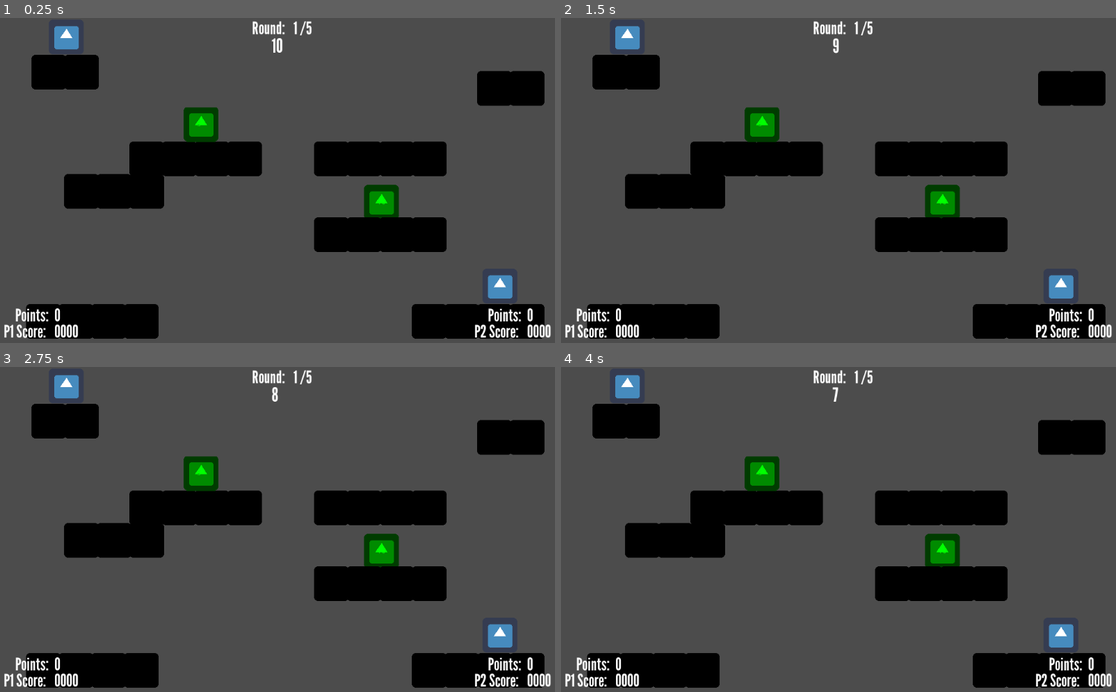
Above: before the commit, frames 1-4 (two rows, left to right).
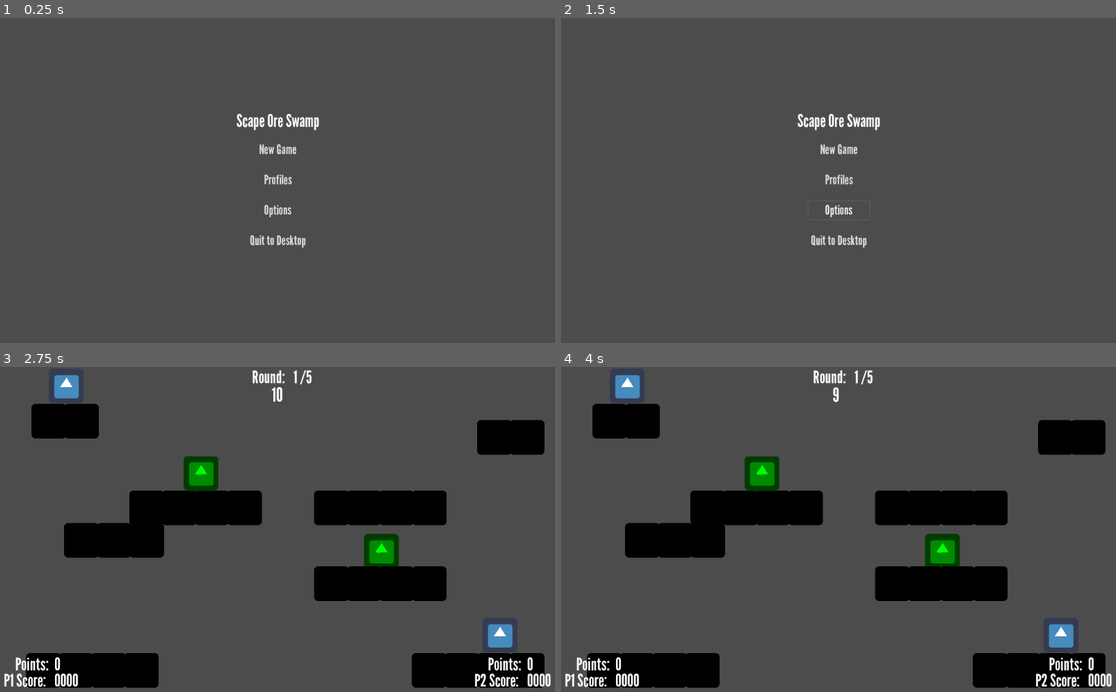
Above: after the commit, the same moments.

Repository: TKlintworth/CryptidJam2019
Game: Godot game, scene res://MainMenu.tscn
Two runs of this game, one before a commit and one after it. Both use one fixed random seed, a clock stepped at 60 frames per second and the inputs below. Before the commit the project starts from res://Level.tscn. The engine's default icon, where the game draws it, is replaced by a stand-in: a white triangle on a blue panel in a dark square.
Inputs (mouse positions are in pixels of both pictures, inside the frame that each line leads up to):
- Up to frame 1 (0.25 s): no input
- Up to frame 2 (1.5 s): click (838, 180) at 0.5 s, where only the run after the commit has a clickable "Profiles"; click (838, 209) at 1.25 s, where only the run after the commit has a clickable "Options"
- Up to frame 3 (2.75 s): click (277, 500) at 2 s, where only the run after the commit has a clickable "New Game"
- Up to frame 4 (4 s): tap Enter at 2.75 s; tap Space at 3.5 s

The runs differ from the first frame. In frame 1, 20% of the frame differs, in the area x 0-100%, y 0-99%; in frame 2, 20%; in frame 3, less than 0.1%; in frame 4, less than 0.1%.

Commit message:
added main menu and stuff

Diff:
--- a/GameManager.gd
+++ b/GameManager.gd
@@ -2,6 +2,7 @@
 
 
 var current_scene = null
+
 # 3 minutes per round
 # 5 rounds
 # Time countdown between rounds
@@ -17,18 +18,15 @@
 
 # Called when the node enters the scene tree for the first time.
 func _ready() -> void:
-	#Get current scene
 	var root = get_tree().get_root()
 	current_scene = root.get_child(root.get_child_count() - 1)
 
-	#Start round tracker at 1
-	current_scene.get_node("GUI/Round").adjust(1)
+
 	#Call function that runs rounds
-	runRounds()
+	#runRounds()
 
 
 #Need to add to this to actually reset the round
-#TODO
 func resolve_round():
 	if PlayerVariables.player1Points > PlayerVariables.player2Points:
 		PlayerVariables.player1Score += 1
@@ -59,6 +57,9 @@
 
 #Manages round transitions
 func runRounds():
+	PlayerVariables.runGame()
+	#Start round tracker at 1
+	current_scene.get_node("GUI/Round").adjust(1)
 	#Game Loop
 	while(currentRound < rounds):
 		#Start the timer that displays remaining time in round
@@ -100,3 +101,36 @@
 	else:
 		yield(get_tree().create_timer(spawnTime), "timeout")
 		current_scene.get_node(player).position = current_scene.get_node(spawn).position
+
+
+
+### These from scene Docs ####
+
+func goto_scene(path):
+    # This function will usually be called from a signal callback,
+    # or some other function in the current scene.
+    # Deleting the current scene at this point is
+    # a bad idea, because it may still be executing code.
+    # This will result in a crash or unexpected behavior.
+
+    # The solution is to defer the load to a later time, when
+    # we can be sure that no code from the current scene is running:
+
+    call_deferred("_deferred_goto_scene", path)
+
+
+func _deferred_goto_scene(path):
+    # It is now safe to remove the current scene
+    current_scene.free()
+
+    # Load the new scene.
+    var s = ResourceLoader.load(path)
+
+    # Instance the new scene.
+    current_scene = s.instance()
+
+    # Add it to the active scene, as child of root.
+    get_tree().get_root().add_child(current_scene)
+
+    # Optionally, to make it compatible with the SceneTree.change_scene() API.
+    get_tree().set_current_scene(current_scene)
--- /dev/null
+++ b/Level.gd
@@ -0,0 +1,13 @@
+extends Node
+
+# Declare member variables here. Examples:
+# var a: int = 2
+# var b: String = "text"
+
+# Called when the node enters the scene tree for the first time.
+func _ready() -> void:
+	GameManager.runRounds()
+
+# Called every frame. 'delta' is the elapsed time since the previous frame.
+#func _process(delta: float) -> void:
+#	pass
--- a/Level.tscn
+++ b/Level.tscn
@@ -1,121 +1,123 @@
-[gd_scene load_steps=8 format=2]
+[gd_scene load_steps=9 format=2]
 
-[ext_resource path="res://ControlPoint.tscn" type="PackedScene" id=1]
-[ext_resource path="res://Player2.tscn" type="PackedScene" id=2]
-[ext_resource path="res://Player1.tscn" type="PackedScene" id=3]
-[ext_resource path="res://Wall.tscn" type="PackedScene" id=4]
-[ext_resource path="res://GUI.tscn" type="PackedScene" id=5]
-[ext_resource path="res://Spawn.tscn" type="PackedScene" id=6]
-[ext_resource path="res://LevelBoundaries.tscn" type="PackedScene" id=7]
+[ext_resource path="res://Level.gd" type="Script" id=1]
+[ext_resource path="res://ControlPoint.tscn" type="PackedScene" id=2]
+[ext_resource path="res://Player2.tscn" type="PackedScene" id=3]
+[ext_resource path="res://Player1.tscn" type="PackedScene" id=4]
+[ext_resource path="res://Wall.tscn" type="PackedScene" id=5]
+[ext_resource path="res://GUI.tscn" type="PackedScene" id=6]
+[ext_resource path="res://Spawn.tscn" type="PackedScene" id=7]
+[ext_resource path="res://LevelBoundaries.tscn" type="PackedScene" id=8]
 
 [node name="Level" type="Node"]
+script = ExtResource( 1 )
 
-[node name="ControlPoint2" parent="." instance=ExtResource( 1 )]
+[node name="ControlPoint2" parent="." instance=ExtResource( 2 )]
 position = Vector2( 702, 340 )
 score = 10
 lower = 3
 upper = 15
 
-[node name="Player2" parent="." instance=ExtResource( 2 )]
+[node name="Player2" parent="." instance=ExtResource( 3 )]
 position = Vector2( 920, 490 )
 
-[node name="Player1" parent="." instance=ExtResource( 3 )]
+[node name="Player1" parent="." instance=ExtResource( 4 )]
 position = Vector2( 122, 30.7361 )
 
-[node name="Wall" parent="." instance=ExtResource( 4 )]
+[node name="Wall" parent="." instance=ExtResource( 5 )]
 editor/display_folded = true
 position = Vector2( 210, 320 )
 
-[node name="Wall3" parent="Wall" instance=ExtResource( 4 )]
+[node name="Wall3" parent="Wall" instance=ExtResource( 5 )]
 position = Vector2( 180, -60 )
 
-[node name="Wall11" parent="Wall" instance=ExtResource( 4 )]
+[node name="Wall11" parent="Wall" instance=ExtResource( 5 )]
 position = Vector2( 240, -60 )
 
-[node name="Wall4" parent="Wall" instance=ExtResource( 4 )]
+[node name="Wall4" parent="Wall" instance=ExtResource( 5 )]
 position = Vector2( 60, -60 )
 
-[node name="Wall5" parent="Wall" instance=ExtResource( 4 )]
+[node name="Wall5" parent="Wall" instance=ExtResource( 5 )]
 position = Vector2( 60, 0 )
 
-[node name="Wall6" parent="Wall" instance=ExtResource( 4 )]
+[node name="Wall6" parent="Wall" instance=ExtResource( 5 )]
 position = Vector2( 580, -60 )
 
-[node name="Wall12" parent="Wall" instance=ExtResource( 4 )]
+[node name="Wall12" parent="Wall" instance=ExtResource( 5 )]
 position = Vector2( 580, 80 )
 
-[node name="Wall16" parent="Wall" instance=ExtResource( 4 )]
+[node name="Wall16" parent="Wall" instance=ExtResource( 5 )]
 position = Vector2( 50, 240 )
 
-[node name="Wall20" parent="Wall" instance=ExtResource( 4 )]
+[node name="Wall20" parent="Wall" instance=ExtResource( 5 )]
 position = Vector2( 760, 240 )
 
-[node name="Wall7" parent="Wall" instance=ExtResource( 4 )]
+[node name="Wall7" parent="Wall" instance=ExtResource( 5 )]
 position = Vector2( 520, -60 )
 
-[node name="Wall13" parent="Wall" instance=ExtResource( 4 )]
+[node name="Wall13" parent="Wall" instance=ExtResource( 5 )]
 position = Vector2( 520, 80 )
 
-[node name="Wall17" parent="Wall" instance=ExtResource( 4 )]
+[node name="Wall17" parent="Wall" instance=ExtResource( 5 )]
 position = Vector2( -10, 240 )
 
-[node name="Wall22" parent="Wall" instance=ExtResource( 4 )]
+[node name="Wall22" parent="Wall" instance=ExtResource( 5 )]
 position = Vector2( 700, 240 )
 
-[node name="Wall8" parent="Wall" instance=ExtResource( 4 )]
+[node name="Wall8" parent="Wall" instance=ExtResource( 5 )]
 position = Vector2( 460, -60 )
 
-[node name="Wall14" parent="Wall" instance=ExtResource( 4 )]
+[node name="Wall14" parent="Wall" instance=ExtResource( 5 )]
 position = Vector2( 460, 80 )
 
-[node name="Wall19" parent="Wall" instance=ExtResource( 4 )]
+[node name="Wall19" parent="Wall" instance=ExtResource( 5 )]
 position = Vector2( -70, 240 )
 
-[node name="Wall23" parent="Wall" instance=ExtResource( 4 )]
+[node name="Wall23" parent="Wall" instance=ExtResource( 5 )]
 position = Vector2( 640, 240 )
 
-[node name="Wall9" parent="Wall" instance=ExtResource( 4 )]
+[node name="Wall9" parent="Wall" instance=ExtResource( 5 )]
 position = Vector2( 120, -60 )
 
-[node name="Wall10" parent="Wall" instance=ExtResource( 4 )]
+[node name="Wall10" parent="Wall" instance=ExtResource( 5 )]
 position = Vector2( 400, -60 )
 
-[node name="Wall15" parent="Wall" instance=ExtResource( 4 )]
+[node name="Wall15" parent="Wall" instance=ExtResource( 5 )]
 position = Vector2( 400, 80 )
 
-[node name="Wall18" parent="Wall" instance=ExtResource( 4 )]
+[node name="Wall18" parent="Wall" instance=ExtResource( 5 )]
 position = Vector2( -130, 240 )
 
-[node name="Wall21" parent="Wall" instance=ExtResource( 4 )]
+[node name="Wall21" parent="Wall" instance=ExtResource( 5 )]
 position = Vector2( 580, 240 )
 
-[node name="Wall2" parent="Wall" instance=ExtResource( 4 )]
+[node name="Wall2" parent="Wall" instance=ExtResource( 5 )]
 position = Vector2( -60, 0 )
 
-[node name="Wall24" parent="Wall" instance=ExtResource( 4 )]
+[node name="Wall24" parent="Wall" instance=ExtResource( 5 )]
 position = Vector2( -60, -220 )
 
-[node name="Wall25" parent="Wall" instance=ExtResource( 4 )]
+[node name="Wall25" parent="Wall" instance=ExtResource( 5 )]
 position = Vector2( -120, -220 )
 
-[node name="Wall26" parent="Wall" instance=ExtResource( 4 )]
+[node name="Wall26" parent="Wall" instance=ExtResource( 5 )]
 position = Vector2( 700, -190 )
 
-[node name="Wall27" parent="Wall" instance=ExtResource( 4 )]
+[node name="Wall27" parent="Wall" instance=ExtResource( 5 )]
 position = Vector2( 760, -190 )
 
-[node name="ControlPoint" parent="." instance=ExtResource( 1 )]
+[node name="ControlPoint" parent="." instance=ExtResource( 2 )]
 position = Vector2( 370, 196.5 )
 score = 10
 lower = 3
 upper = 15
 
-[node name="GUI" parent="." instance=ExtResource( 5 )]
+[node name="GUI" parent="." instance=ExtResource( 6 )]
 
-[node name="Player1Spawn" parent="." instance=ExtResource( 6 )]
+[node name="Player1Spawn" parent="." instance=ExtResource( 7 )]
 position = Vector2( 120, 30.7361 )
 
-[node name="Player2Spawn" parent="." instance=ExtResource( 6 )]
+[node name="Player2Spawn" parent="." instance=ExtResource( 7 )]
 position = Vector2( 920, 490.736 )
 
-[node name="LevelBoundaries" parent="." instance=ExtResource( 7 )]
+[node name="LevelBoundaries" parent="." instance=ExtResource( 8 )]
--- a/LevelBoundaries.tscn
+++ b/LevelBoundaries.tscn
@@ -24,7 +24,7 @@
 shape = SubResource( 1 )
 
 [node name="Top" type="CollisionShape2D" parent="."]
-position = Vector2( -30, -20 )
+position = Vector2( -30, -250 )
 rotation = 3.14159
 shape = SubResource( 1 )
 [connection signal="body_shape_entered" from="." to="." method="_on_LevelBoundaries_body_shape_entered"]
--- /dev/null
+++ b/MainMenu.gd
@@ -0,0 +1,35 @@
+extends MarginContainer
+
+export var new_game = "res://Level.tscn"
+#export var profiles = preload()
+#export var options = preload()
+
+
+# Called when the node enters the scene tree for the first time.
+func _ready() -> void:
+	pass # Replace with function body.
+
+# Called every frame. 'delta' is the elapsed time since the previous frame.
+#func _process(delta: float) -> void:
+#	pass
+
+
+func _on_NewGame_button_down() -> void:
+	# Go to New Game
+	GameManager.goto_scene(new_game)
+
+
+
+func _on_Profiles_button_down() -> void:
+	# Go to profiles
+	pass # Replace with function body.
+
+
+func _on_Options_button_down() -> void:
+	# Go to options
+	pass # Replace with function body.
+
+
+func _on_Quit_button_down() -> void:
+	# Quit to desktop
+	pass # Replace with function body.
--- /dev/null
+++ b/MainMenu.tscn
@@ -0,0 +1,98 @@
+[gd_scene load_steps=8 format=2]
+
+[ext_resource path="res://MainMenu.gd" type="Script" id=1]
+[ext_resource path="res://Fonts/league-gothic-master/LeagueGothic-Regular.otf" type="DynamicFontData" id=2]
+
+[sub_resource type="DynamicFont" id=1]
+size = 32
+font_data = ExtResource( 2 )
+
+[sub_resource type="DynamicFont" id=2]
+size = 24
+font_data = ExtResource( 2 )
+
+[sub_resource type="DynamicFont" id=3]
+size = 24
+font_data = ExtResource( 2 )
+
+[sub_resource type="DynamicFont" id=4]
+size = 24
+font_data = ExtResource( 2 )
+
+[sub_resource type="DynamicFont" id=5]
+size = 24
+font_data = ExtResource( 2 )
+
+[node name="MainMenu" type="MarginContainer"]
+anchor_right = 1.0
+anchor_bottom = 1.0
+custom_constants/margin_right = 120
+custom_constants/margin_top = 80
+custom_constants/margin_left = 120
+custom_constants/margin_bottom = 80
+script = ExtResource( 1 )
+
+[node name="CenterContainer" type="CenterContainer" parent="."]
+margin_left = 120.0
+margin_top = 80.0
+margin_right = 904.0
+margin_bottom = 520.0
+
+[node name="VBoxContainer" type="VBoxContainer" parent="CenterContainer"]
+margin_left = 315.0
+margin_top = 91.0
+margin_right = 468.0
+margin_bottom = 349.0
+custom_constants/separation = 15
+
+[node name="Title" type="Label" parent="CenterContainer/VBoxContainer"]
+margin_right = 153.0
+margin_bottom = 39.0
+custom_fonts/font = SubResource( 1 )
+text = "Scape Ore Swamp"
+
+[node name="CenterContainer" type="CenterContainer" parent="CenterContainer/VBoxContainer"]
+margin_top = 54.0
+margin_right = 153.0
+margin_bottom = 258.0
+
+[node name="VBoxContainer" type="VBoxContainer" parent="CenterContainer/VBoxContainer/CenterContainer"]
+margin_left = 19.0
+margin_right = 134.0
+margin_bottom = 204.0
+custom_constants/separation = 20
+
+[node name="NewGame" type="Button" parent="CenterContainer/VBoxContainer/CenterContainer/VBoxContainer"]
+margin_right = 115.0
+margin_bottom = 36.0
+custom_fonts/font = SubResource( 2 )
+text = "New Game"
+flat = true
+
+[node name="Profiles" type="Button" parent="CenterContainer/VBoxContainer/CenterContainer/VBoxContainer"]
+margin_top = 56.0
+margin_right = 115.0
+margin_bottom = 92.0
+custom_fonts/font = SubResource( 3 )
+text = "Profiles"
+flat = true
+
+[node name="Options" type="Button" parent="CenterContainer/VBoxContainer/CenterContainer/VBoxContainer"]
+margin_top = 112.0
+margin_right = 115.0
+margin_bottom = 148.0
+custom_fonts/font = SubResource( 4 )
+text = "Options"
+flat = true
+
+[node name="Quit" type="Button" parent="CenterContainer/VBoxContainer/CenterContainer/VBoxContainer"]
+margin_top = 168.0
+margin_right = 115.0
+margin_bottom = 204.0
+custom_fonts/font = SubResource( 5 )
+text = "Quit to Desktop"
+flat = true
+[connection signal="button_down" from="CenterContainer/VBoxContainer/CenterContainer/VBoxContainer/NewGame" to="." method="_on_NewGame_button_down"]
+[connection signal="button_down" from="CenterContainer/VBoxContainer/CenterContainer/VBoxContainer/Profiles" to="." method="_on_Profiles_button_down"]
+[connection signal="button_down" from="CenterContainer/VBoxContainer/CenterContainer/VBoxContainer/Options" to="." method="_on_Options_button_down"]
+[connection signal="button_down" from="CenterContainer/VBoxContainer/CenterContainer/VBoxContainer/Quit" to="." method="_on_Quit_button_down"]
--- /dev/null
+++ b/NewGame.gd
@@ -0,0 +1,13 @@
+extends Button
+
+# Declare member variables here. Examples:
+# var a: int = 2
+# var b: String = "text"
+
+# Called when the node enters the scene tree for the first time.
+func _ready() -> void:
+	pass # Replace with function body.
+
+# Called every frame. 'delta' is the elapsed time since the previous frame.
+#func _process(delta: float) -> void:
+#	pass
--- a/PlayerVariables.gd
+++ b/PlayerVariables.gd
@@ -3,7 +3,7 @@
 #export var pointsToWinRound = 1000
 #export var roundSeconds = 180
 
-var current_scene = null
+
 #Points are for within round, score is round score
 var player1Points = 0
 var player2Points = 0
@@ -17,30 +17,32 @@
 #Is the game still going
 var gameNotFinished = true
 
+func _ready():
+	pass
+	#Get current scene
+	#var root = get_tree().get_root()
+	#current_scene = root.get_child(root.get_child_count() - 1)
+
+	# Every tickTime seconds, add up the amount of points appropriate based on ctrl points controlled
+	#controlPoints = []
+
+func runGame():
+	while(gameNotFinished):
+		yield(get_tree().create_timer(tickTime), "timeout")
+		scoreAccumulator()
+
 #Add points to total points based on control points owned
 func scoreAccumulator():
 	for point in controlPoints:
 		if point.getOwnerName() == "Player1":
 			player1Points += point.score
-			current_scene.get_node("GUI/Player1Score").adjust(point.score)
+			GameManager.current_scene.get_node("GUI/Player1Score").adjust(point.score)
 		if point.getOwnerName() == "Player2":
 			player2Points += point.score
-			current_scene.get_node("GUI/Player2Score").adjust(point.score)
+			GameManager.current_scene.get_node("GUI/Player2Score").adjust(point.score)
 
 	#print("Player 1 points: ", player1Points)
 	#print("Player 2 points: ", player2Points)
-
-
-func _ready():
-	#Get current scene
-	var root = get_tree().get_root()
-	current_scene = root.get_child(root.get_child_count() - 1)
-
-	# Every tickTime seconds, add up the amount of points appropriate based on ctrl points controlled
-	controlPoints = []
-	while(gameNotFinished):
-		yield(get_tree().create_timer(tickTime), "timeout")
-		scoreAccumulator()
 
 
 ##### THESE COULD BE MOVED TO GLOBAL CONTROL POINT MANAGER SCRIPT ######
--- /dev/null
+++ b/new_script.gd
@@ -0,0 +1,13 @@
+extends Node
+
+# Declare member variables here. Examples:
+# var a: int = 2
+# var b: String = "text"
+
+# Called when the node enters the scene tree for the first time.
+func _ready() -> void:
+	pass # Replace with function body.
+
+# Called every frame. 'delta' is the elapsed time since the previous frame.
+#func _process(delta: float) -> void:
+#	pass
--- a/project.godot
+++ b/project.godot
@@ -16,7 +16,7 @@
 [application]
 
 config/name="lizardman"
-run/main_scene="res://Level.tscn"
+run/main_scene="res://MainMenu.tscn"
 config/icon="res://icon.png"
 
 [autoload]
